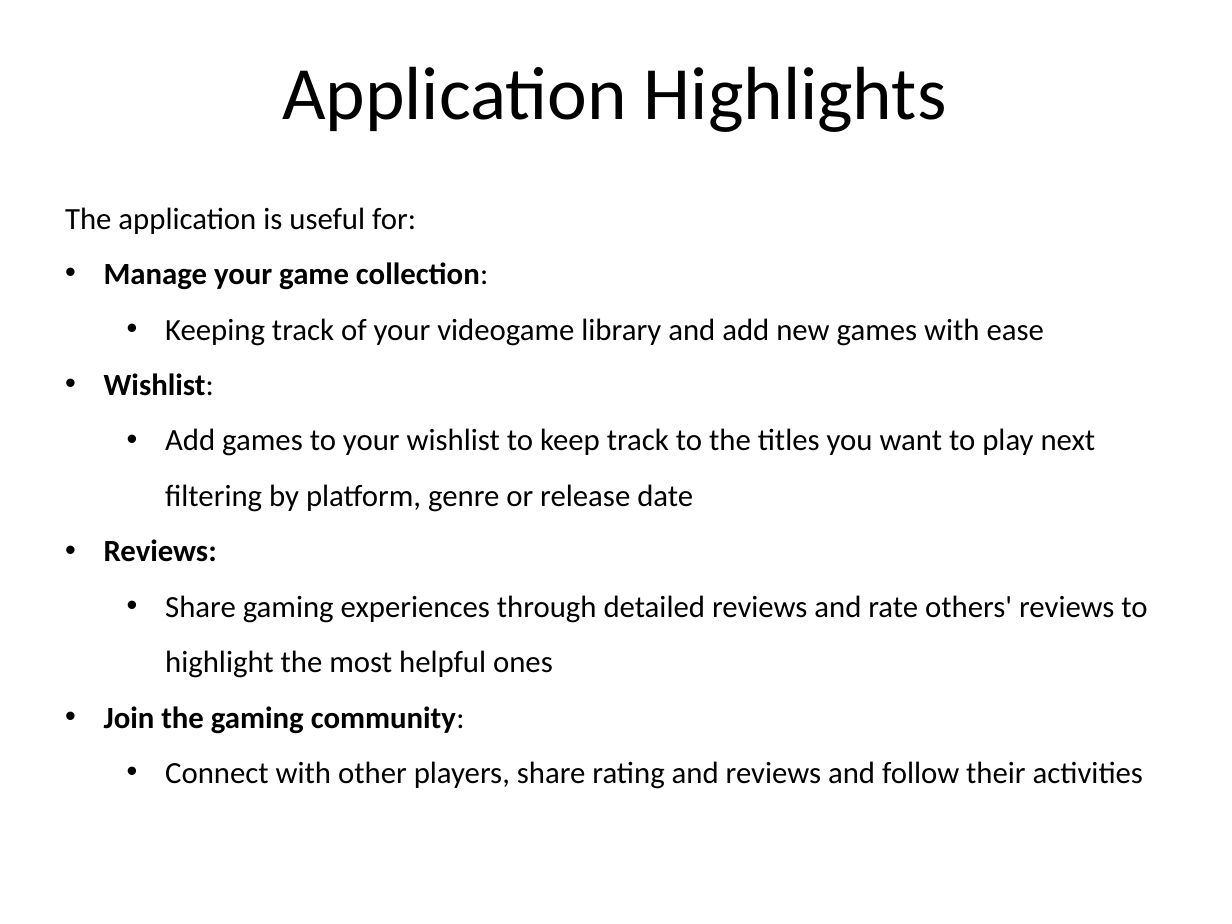
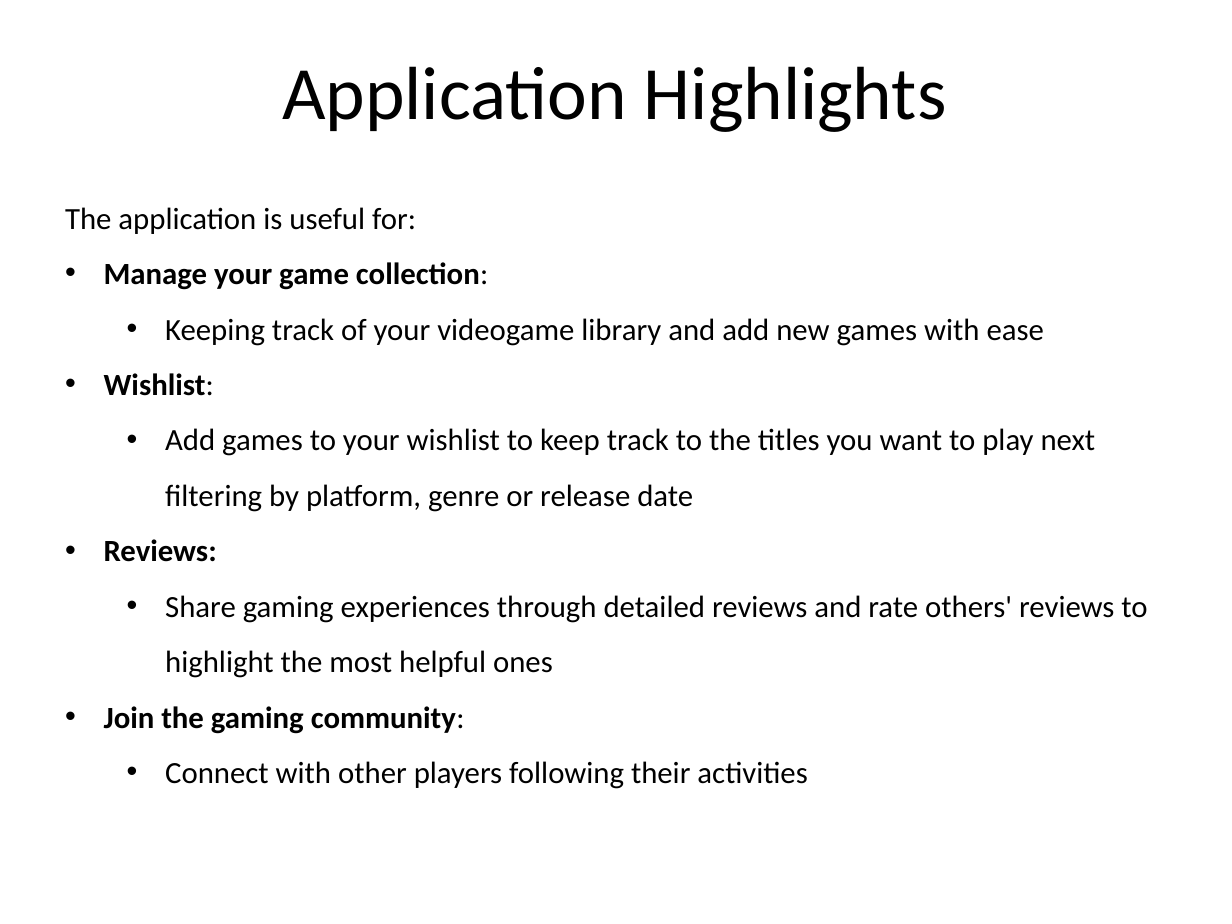
Before and after one commit to lorenzoceccanti/pixelindex, a slide deck: slide 2 of Preliminary Presentation.pptx. Drawn at 1232x924 pixels with LibreOffice and Linux fonts; fonts in the diff are those of the drawing; background and template pictures are left out. Boxes give left, top, right and bottom in pixels: in the first picture for what was removed or moved away, otherwise in the second. Text is boxed around its words. In the diff, an @@ line names an element or a change of style, - is before the commit and + after.

Commit message:
Modified slide n.2 avoiding repetition on reviews

```diff
--- a/Preliminary Presentation.pptx
+++ b/Preliminary Presentation.pptx
@@ text at box(165, 761, 807, 789): text changed @@
-  • Connect with other players, share rating and reviews and follow their activities
+  • Connect with other players following their activities
```
Also in this commit, not shown: 1 other slide changed.
